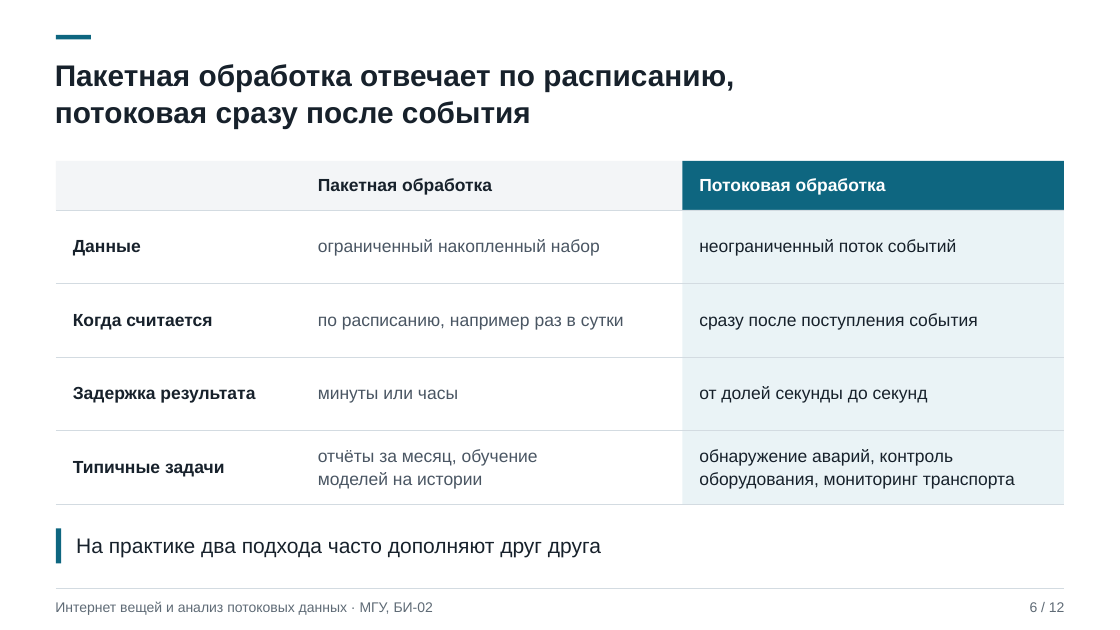
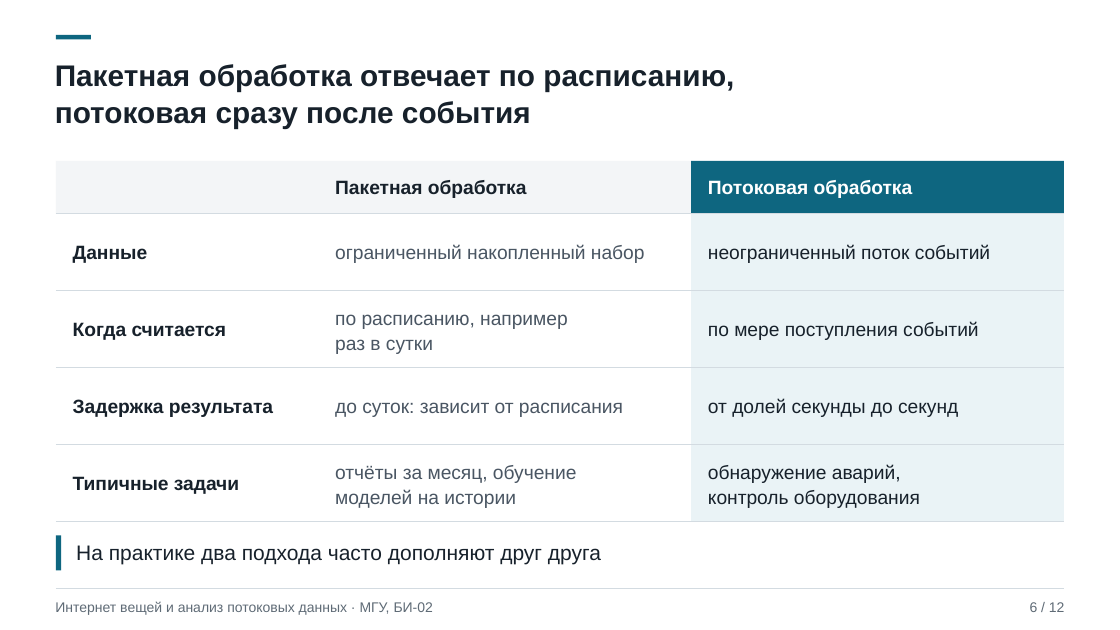
Before and after one commit to shualyyy/downloads-sorter, a slide deck: slide 6 of presentation-iot-streaming/Интернет вещей и анализ потоковых данных.pptx. Drawn at 1120x630 pixels with LibreOffice and Linux fonts; fonts in the diff are those of the drawing. Boxes give left, top, right and bottom in pixels: in the first picture for what was removed or moved away, otherwise in the second. Text is boxed around its words. In the diff, an @@ line names an element or a change of style, - is before the commit and + after.

```diff
--- a/presentation-iot-streaming/Интернет вещей и анализ потоковых данных.pptx
+++ b/presentation-iot-streaming/Интернет вещей и анализ потоковых данных.pptx
@@ rectangle: place and size @@
-rectangle at (56,161,683,210)
+rectangle at (56,161,691,213)
@@ text "Пакетная обработка": place and size @@
-text "Пакетная обработка" at (318,178,492,195)
+text "Пакетная обработка" at (335,180,527,198)
@@ rectangle: place and size @@
-rectangle at (682,161,1064,210)
+rectangle at (691,161,1065,213)
@@ text "Потоковая обработка": place and size @@
-text "Потоковая обработка" at (699,178,886,195)
+text "Потоковая обработка" at (708,180,913,198)
@@ freeform shape at (56,213,1065,214): outline redrawn @@
@@ rectangle: place and size @@
-rectangle at (682,210,1064,504)
+rectangle at (691,213,1065,522)
@@ text "ограниченный накопленный набор": place and size @@
-text "ограниченный накопленный набор" at (318,239,600,256)
+text "ограниченный накопленный набор" at (335,244,645,263)
@@ text "неограниченный поток событий": place and size @@
-text "неограниченный поток событий" at (699,239,957,256)
+text "неограниченный поток событий" at (708,244,990,263)
@@ freeform shape: place and size @@
-freeform shape at (56,284,1065,285)
+freeform shape at (56,291,1065,292)
@@ text "Когда считается": place and size @@
-text "Когда считается" at (73,314,212,330)
+text "Когда считается" at (73,322,227,340)
@@ text "по расписанию, например раз в ...": place and size @@
-text "по расписанию, например раз в ..." at (318,316,624,330)
+text "по расписанию, например раз в ..." at (335,314,568,354)
@@ text "по расписанию, например раз в ..." at (335,314,568,354): size 15 to 16.5 pt; line spacing 1 to 21pt @@
@@ text at (708,321,978,340): text changed; size 15 to 16.5 pt @@
-сразу после поступления события
+по мере поступления событий
@@ freeform shape: place and size @@
-freeform shape at (56,357,1065,358)
+freeform shape at (56,368,1065,369)
@@ text "Задержка результата": place and size @@
-text "Задержка результата" at (73,387,255,403)
+text "Задержка результата" at (73,399,273,417)
@@ text at (335,402,623,417): text changed; size 15 to 16.5 pt @@
-минуты или часы
+до суток: зависит от расписания
@@ size 15 to 16.5 pt in 9 elements at (73,245,148,263), (73,322,227,340), (708,180,913,198), (335,180,527,198), (73,399,273,417), (708,244,990,263), (73,476,239,494), (335,244,645,263), (708,398,958,417) @@
@@ text "от долей секунды до секунд": place and size @@
-text "от долей секунды до секунд" at (699,386,928,403)
+text "от долей секунды до секунд" at (708,398,958,417)
@@ freeform shape: place and size @@
-freeform shape at (56,430,1065,431)
+freeform shape at (56,444,1065,445)
@@ text "Типичные задачи": place and size @@
-text "Типичные задачи" at (73,461,224,477)
+text "Типичные задачи" at (73,476,239,494)
@@ text "отчёты за месяц, обучение моделей ...": place and size @@
-text "отчёты за месяц, обучение моделей ..." at (318,449,538,489)
+text "отчёты за месяц, обучение моделей ..." at (335,465,576,508)
@@ text "отчёты за месяц, обучение моделей ..." at (335,465,576,508): size 15 to 16.5 pt; line spacing 19.5pt to 21pt @@
@@ text at (708,464,920,508): text changed; size 15 to 16.5 pt @@
-обнаружение аварий, контроль
-оборудования, мониторинг транспорта
+обнаружение аварий,
+контроль оборудования
@@ rectangle: place and size @@
-rectangle at (56,528,61,564)
+rectangle at (56,536,61,571)
@@ freeform shape: place and size @@
-freeform shape at (56,504,1065,505)
+freeform shape at (56,522,1065,523)
@@ text "На практике два подхода часто ...": place and size @@
-text "На практике два подхода часто ..." at (76,538,601,558)
+text "На практике два подхода часто ..." at (76,545,601,565)
```
Also in this commit, not shown: 11 other slides changed, 1 other file.
